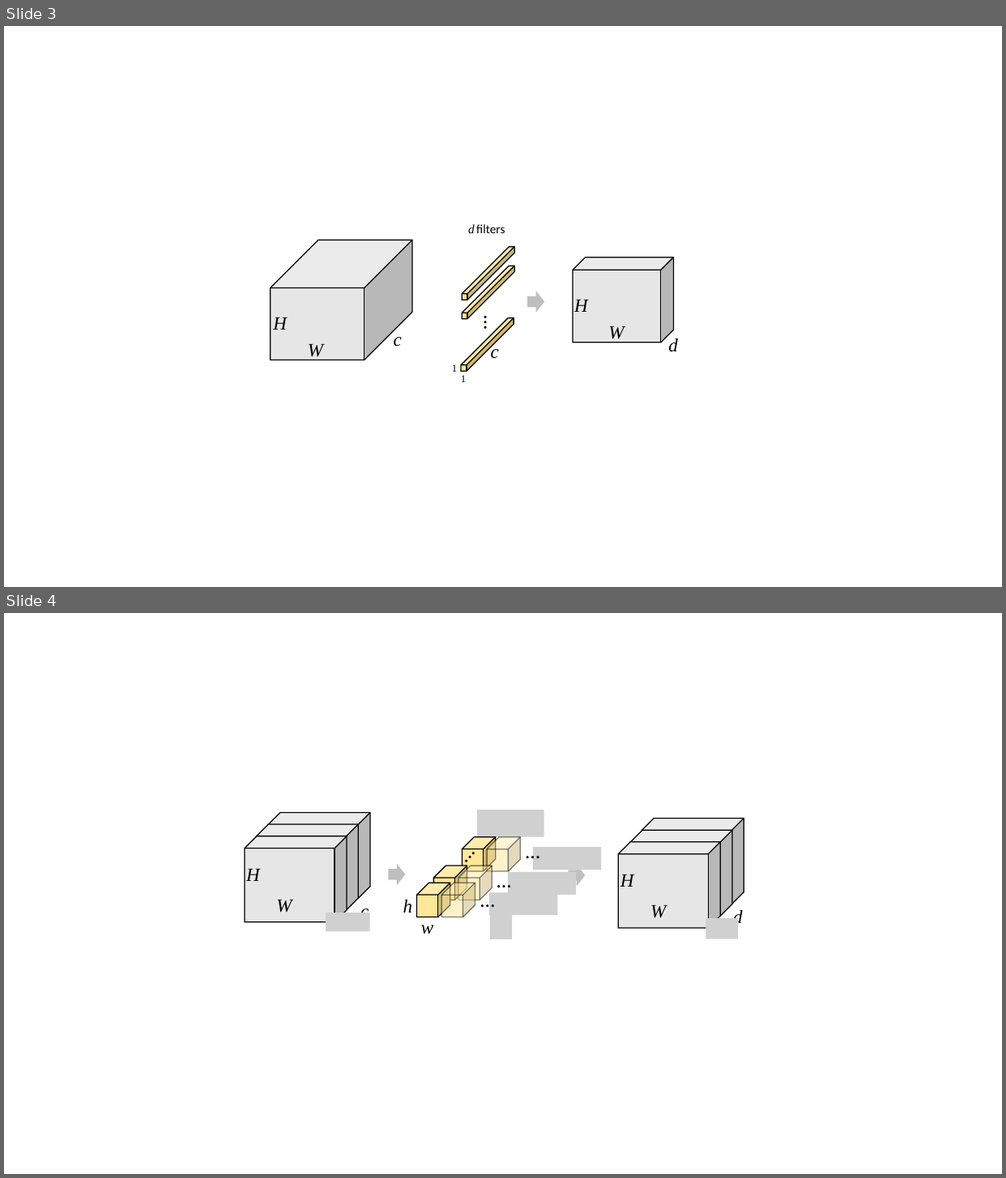
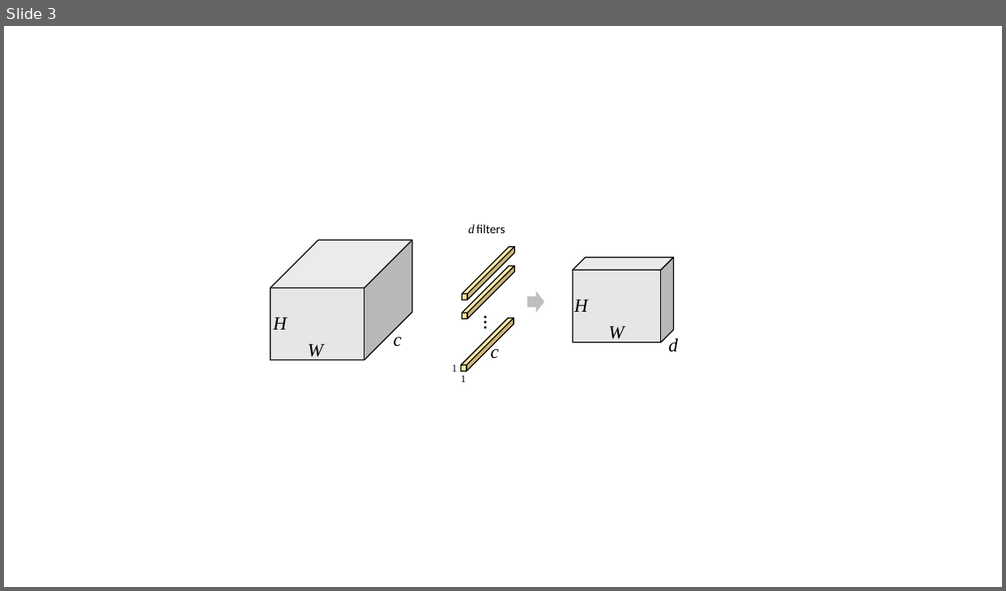
Before and after one commit to yanii/phd-thesis, a slide deck: Figs/Vector/groupfig.pptx. Shown one above the other, each under a label of ours: slides 3 and 4 before the commit, slide 3 after it. The pictures are 1006x1178 and 1006x591 pixels, drawn with LibreOffice and Linux fonts; fonts in the diff are those of the drawing; grey boxes stand for pictures; background and template pictures are left out. Boxes give left, top, right and bottom in pixels: in the first picture for what was removed or moved away, otherwise in the second. Text is boxed around its words. In the diff, an @@ line names an element or a change of style, - is before the commit and + after.

```diff
--- a/Figs/Vector/groupfig.pptx
+++ b/Figs/Vector/groupfig.pptx
@@ slide 4 removed at [4,613,1002,1174], background #FFFFFF @@
@@ cube removed at [256,825,358,911] @@
@@ cube removed at [268,813,370,899] @@
@@ picture removed at [477,810,544,837] @@
@@ cube removed at [245,836,346,922] @@
@@ text removed at [451,841,497,887] @@
-…
@@ cube removed at [462,837,496,871] @@
@@ cube removed at [487,837,521,872] @@
@@ text removed at [518,835,552,867] @@
-…
@@ picture removed at [533,847,602,870] @@
@@ text removed at [246,869,260,881] @@
-H
@@ right arrow removed at [388,864,405,885] @@
@@ cube removed at [434,866,467,901] @@
@@ cube removed at [458,866,492,901] @@
@@ text removed at [490,863,522,896] @@
-…
@@ picture removed at [508,872,576,895] @@
@@ right arrow removed at [569,865,586,886] @@
@@ text removed at [276,900,292,913] @@
-W
@@ text removed at [360,903,368,913] @@
-c
@@ text removed at [403,900,413,913] @@
-h
@@ cube removed at [417,884,451,918] @@
@@ cube removed at [442,884,475,918] @@
@@ text removed at [473,883,506,915] @@
-…
@@ picture removed at [489,893,557,915] @@
@@ picture removed at [326,914,370,932] @@
@@ text removed at [421,925,433,935] @@
-w
@@ picture removed at [490,906,512,939] @@
@@ group removed at [619,818,744,939]: 3 texts, 3 cubes, 1 picture @@
-d
-H
-W
```
Also in this commit, not shown: 2 other slides changed, 19 slides added, 3 other slides removed.
